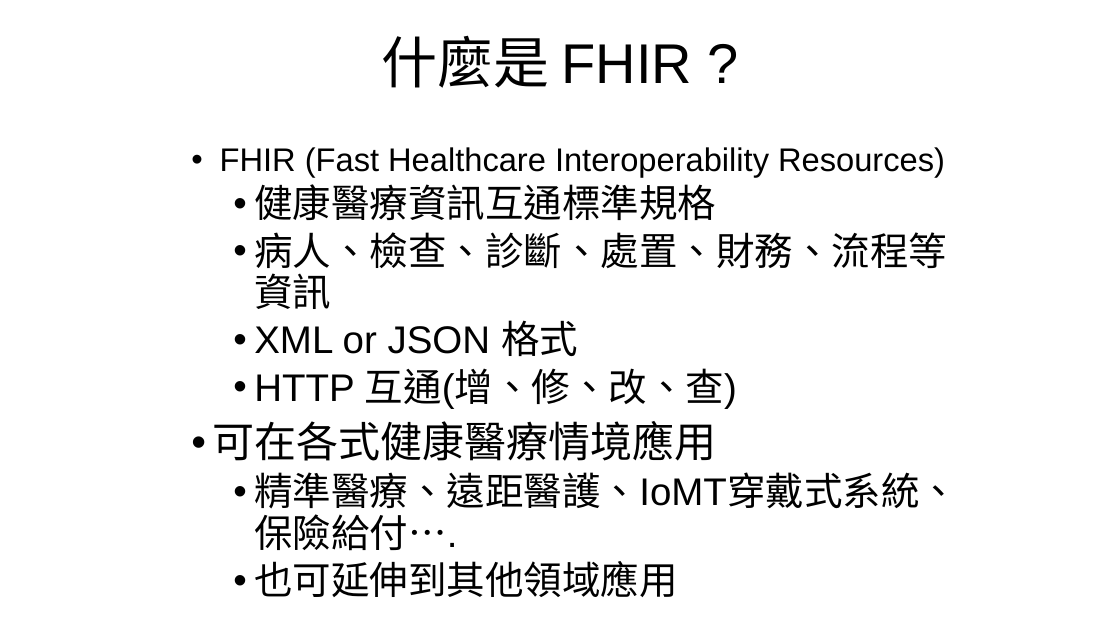
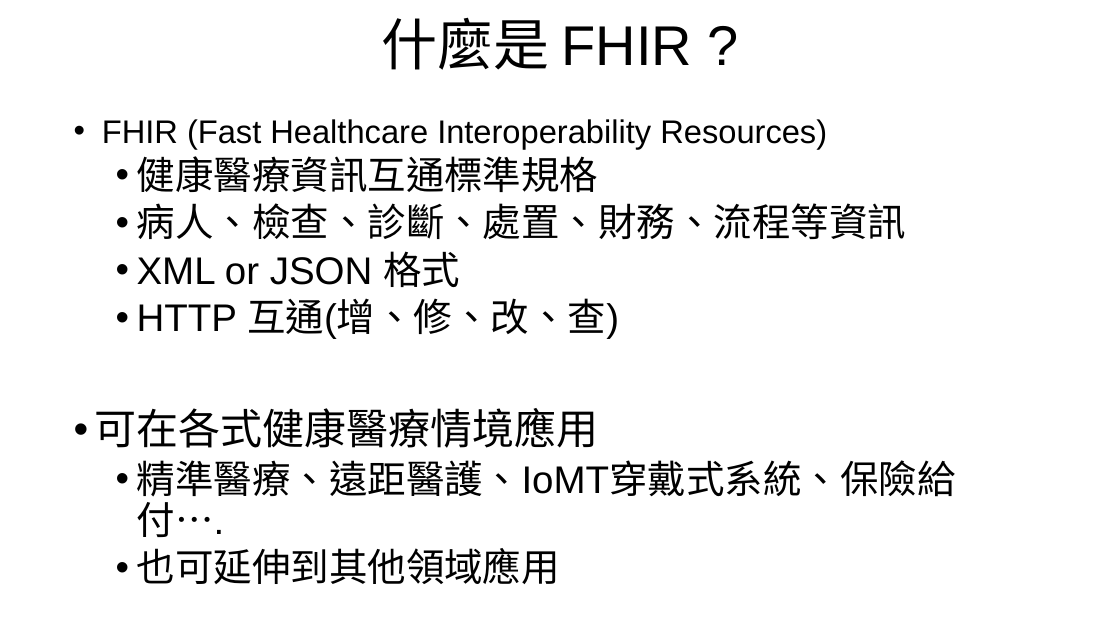
Before and after one commit to mos2718/FHIRspec, a slide deck: slide 2 of Spec/FHIR introduction.pptx (slide 1 before the commit). Drawn at 1120x630 pixels with LibreOffice and Linux fonts; fonts in the diff are those of the drawing. Boxes give left, top, right and bottom in pixels: in the first picture for what was removed or moved away, otherwise in the second. Text is boxed around its words. In the diff, an @@ line names an element or a change of style, - is before the commit and + after.

```diff
--- a/Spec/FHIR introduction.pptx
+++ b/Spec/FHIR introduction.pptx
@@ title "什麼是 FHIR ?": place and size @@
-title "什麼是 FHIR ?" at (381,35,693,88)
+title "什麼是 FHIR ?" at (381,17,693,70)
@@ text "FHIR (Fast Healthcare Interoperability Resources)" rewrapped from (212,147,958,597) to (95,119,956,584) @@
```
